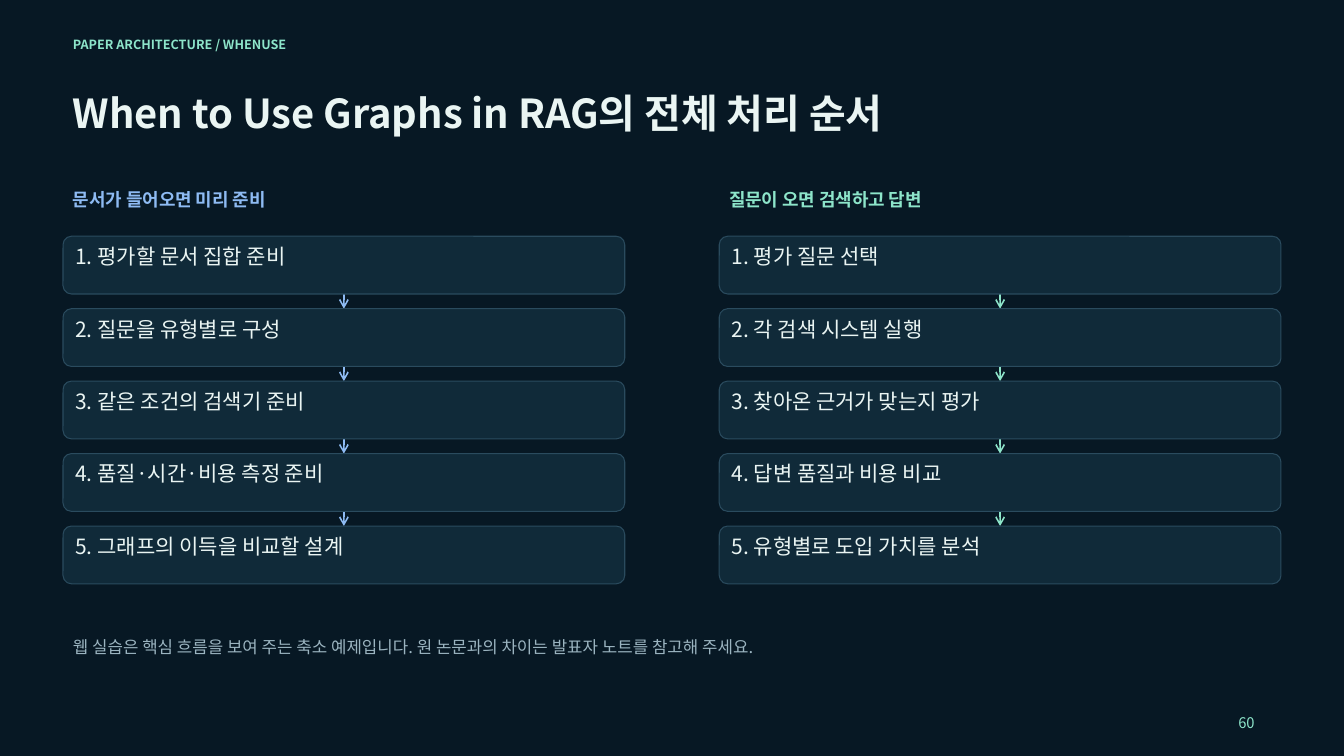
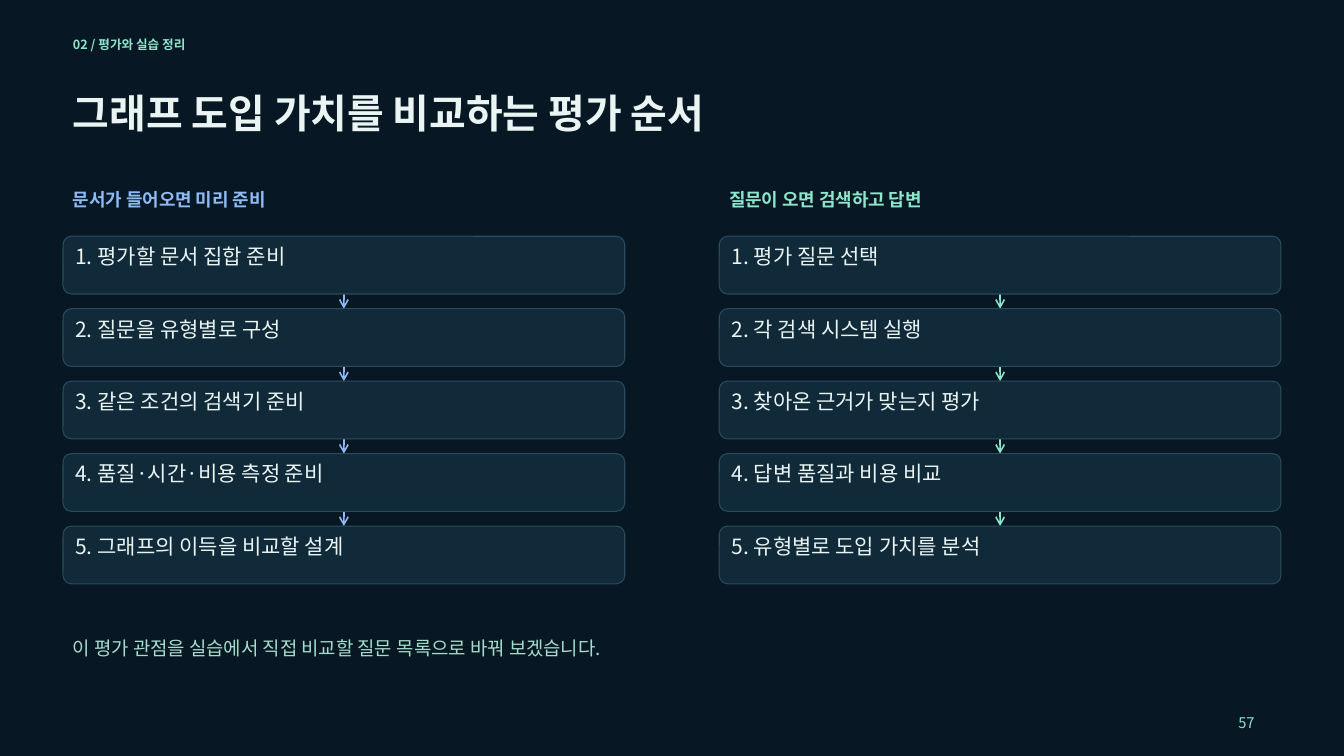
Before and after one commit to euiyulsong/graphrag-atlas, a slide deck: slide 57 of slides/GraphRAG_Atlas_Tech_Seminar.pptx (slide 60 before the commit). Drawn at 1344x756 pixels with LibreOffice and Linux fonts; fonts in the diff are those of the drawing. Boxes give left, top, right and bottom in pixels: in the first picture for what was removed or moved away, otherwise in the second. Text is boxed around its words. In the diff, an @@ line names an element or a change of style, - is before the commit and + after.

```diff
--- a/slides/GraphRAG_Atlas_Tech_Seminar.pptx
+++ b/slides/GraphRAG_Atlas_Tech_Seminar.pptx
@@ text at (73, 38, 185, 50): text changed @@
-PAPER ARCHITECTURE / WHENUSE
+02 / 평가와 실습 정리
@@ text at (73, 94, 704, 132): text changed @@
-When to Use Graphs in RAG의 전체 처리 순서
+그래프 도입 가치를 비교하는 평가 순서
@@ text at (73, 639, 601, 657): text changed; size 12 to 13.5 pt; text colour #9BB4C0 to #A4DDCA @@
-웹 실습은 핵심 흐름을 보여 주는 축소 예제입니다. 원 논문과의 차이는 발표자 노트를 참고해 주세요.
+이 평가 관점을 실습에서 직접 비교할 질문 목록으로 바꿔 보겠습니다.
@@ text at (1238, 717, 1254, 728): text changed @@
-60
+57
```
Also in this commit, not shown: 58 other slides changed, 6 other files.
